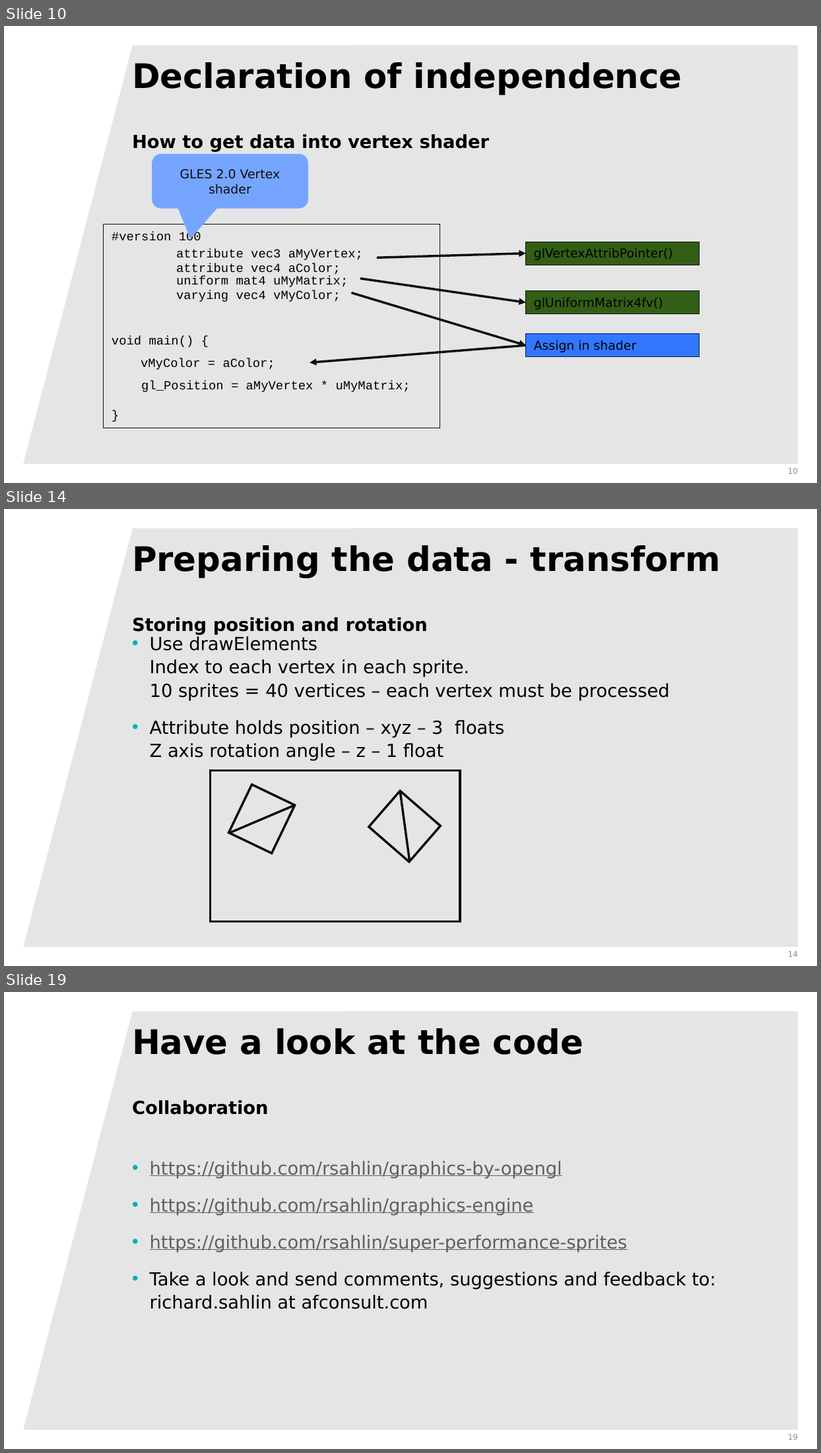
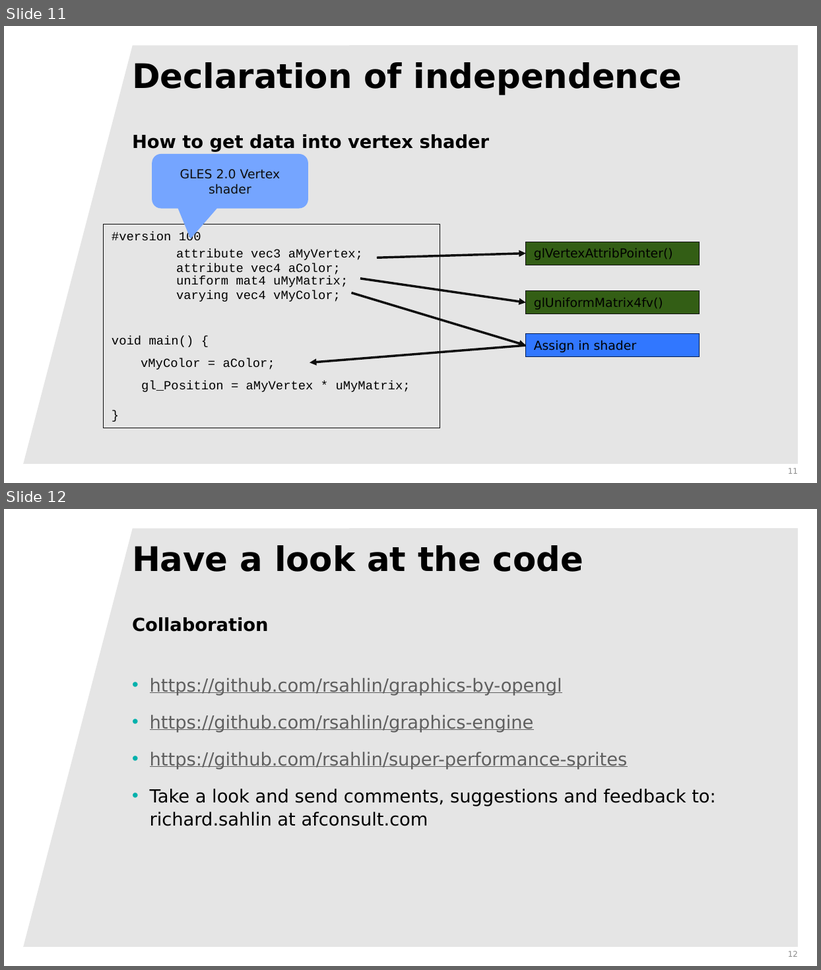
Before and after one commit to rsahlin/computer-graphics-presentations, a slide deck: deconstructingGLES.pptx. Shown one above the other, each under a label of ours: slides 10, 14 and 19 before the commit, slides 11 and 12 after it; the slides between them are not shown. The pictures are 821x1453 and 821x970 pixels, drawn with LibreOffice and Linux fonts; fonts in the diff are those of the drawing; background and template pictures are left out. Boxes give left, top, right and bottom in pixels: in the first picture for what was removed or moved away, otherwise in the second. Text is boxed around its words. In the diff, an @@ line names an element or a change of style, - is before the commit and + after.

Commit message:
Split presentation into one beginner and one about super-sprites

```diff
--- a/deconstructingGLES.pptx
+++ b/deconstructingGLES.pptx
@@ slide 14 removed at <box>4,509,817,966</box>, background #FFFFFF; not listed: 1 template element that a slide beside it also shows @@
@@ title removed at <box>132,545,721,578</box> @@
-Preparing the data - transform
@@ text removed at <box>132,617,428,635</box> @@
-Storing position and rotation
@@ text removed at <box>150,636,670,761</box> @@
-• Use drawElements
-  Index to each vertex in each sprite.
-  10 sprites = 40 vertices – each vertex must be processed
-• Attribute holds position – xyz – 3 floats
-  Z axis rotation angle – z – 1 float
@@ rectangle removed at <box>211,771,460,922</box> @@
@@ rectangle removed at <box>229,785,296,854</box> @@
@@ line removed from (229, 834) to (295, 805) @@
@@ rectangle removed at <box>368,791,440,863</box> @@
@@ line removed from (410, 862) to (400, 791) @@
@@ page number removed at <box>788,951,798,957</box> @@
-14
@@ what was slide 10 is now slide 11 @@
@@ page number at <box>788,468,798,474</box>: text changed @@
-10
+11
@@ what was slide 19 is now slide 12 @@
@@ page number at <box>788,951,798,957</box>: text changed @@
-19
+12
```
Also in this commit, not shown: 1 slide added, 7 other slides removed.
